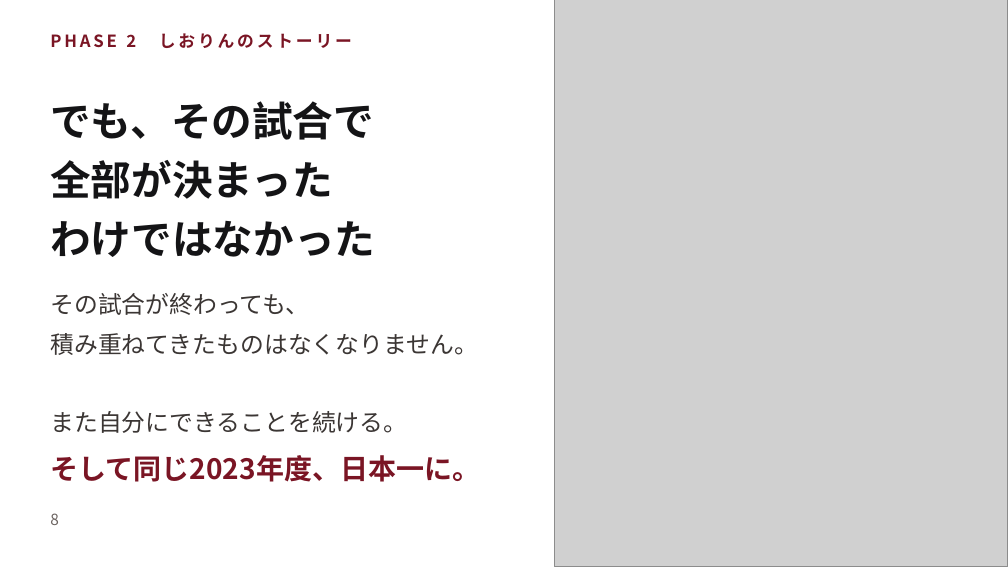
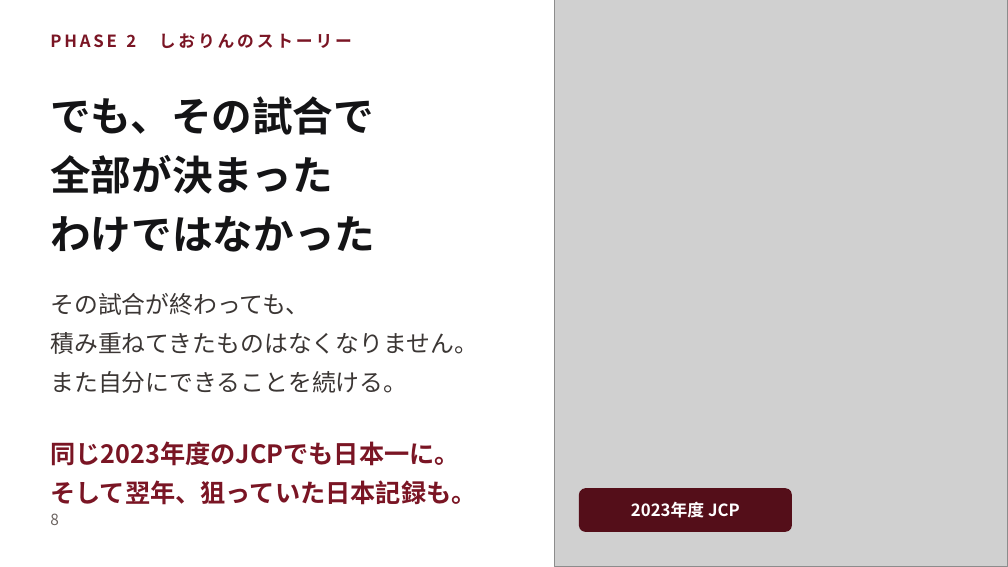
Before and after one commit to shiori0823/shiorin-trainer, a slide deck: slide 8 of deck/consultation-deck.pptx. Drawn at 1008x567 pixels with LibreOffice and Linux fonts; fonts in the diff are those of the drawing; grey boxes stand for pictures. Boxes give left, top, right and bottom in pixels: in the first picture for what was removed or moved away, otherwise in the second. Text is boxed around its words. In the diff, an @@ line names an element or a change of style, - is before the commit and + after.

```diff
--- a/deck/consultation-deck.pptx
+++ b/deck/consultation-deck.pptx
@@ text "でも、その試合で": place and size @@
-text "でも、その試合で" at box(50, 101, 375, 257)
+text "でも、その試合で" at box(50, 96, 375, 252)
@@ text "その試合が終わっても、" rewrapped from box(50, 293, 478, 433) to box(50, 293, 478, 393) @@
@@ text at box(50, 441, 476, 505): text changed; size 20 to 18 pt @@
-そして同じ2023年度、日本一に。
+同じ2023年度のJCPでも日本一に。
+そして翌年、狙っていた日本記録も。
@@ rounded rectangle added at box(580, 489, 791, 531), fill #540E19, outline #540E19 1 pt @@
@@ text added at box(631, 501, 740, 518), 12 pt, text #FFFFFF, bold @@
+2023年度 JCP
```
Also in this commit, not shown: 2 other slides changed, 5 other files.
